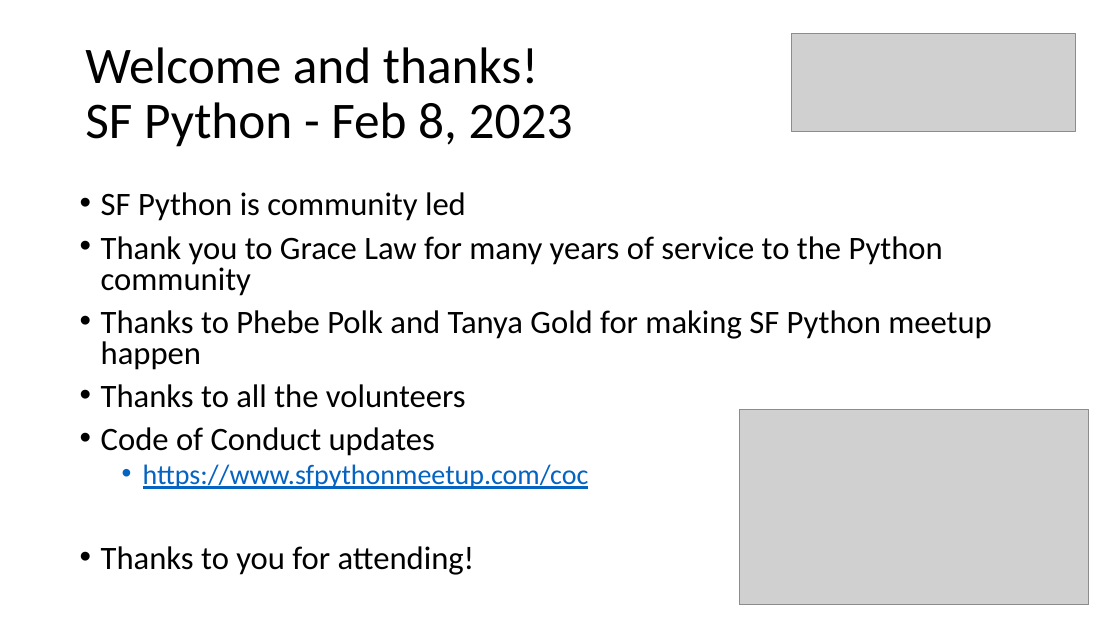
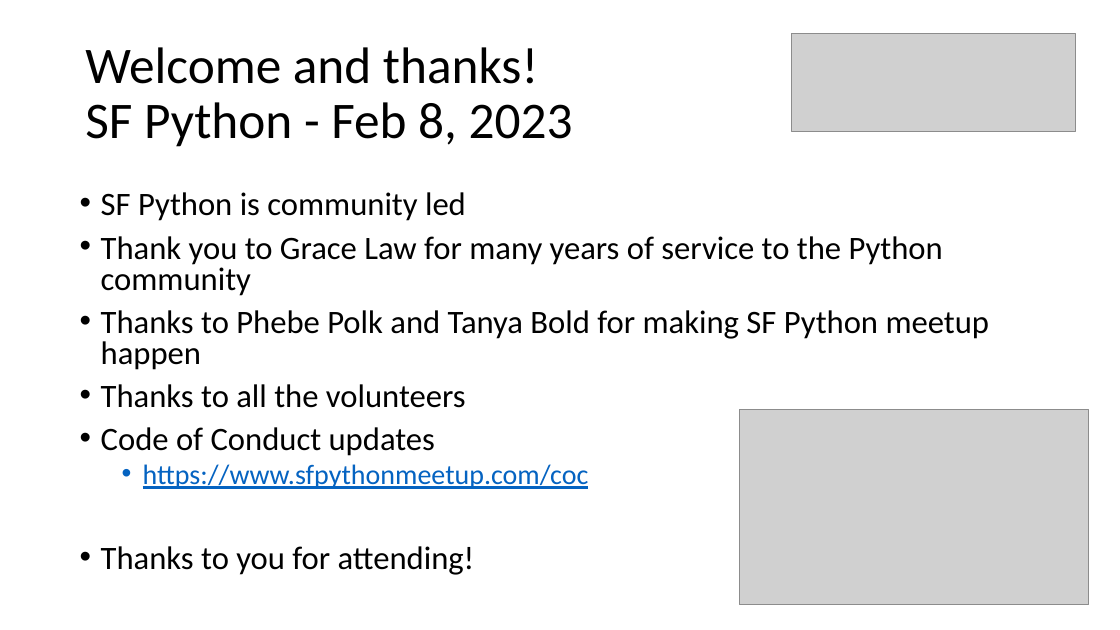
Before and after one commit to jamesabel/SFPython, a slide deck: slide 2 of feb_8_23/sf_python_intro_feb_8_23.pptx. Drawn at 1120x630 pixels with LibreOffice and Linux fonts; fonts in the diff are those of the drawing; grey boxes stand for pictures. Boxes give left, top, right and bottom in pixels: in the first picture for what was removed or moved away, otherwise in the second. Text is boxed around its words. In the diff, an @@ line names an element or a change of style, - is before the commit and + after.

```diff
--- a/feb_8_23/sf_python_intro_feb_8_23.pptx
+++ b/feb_8_23/sf_python_intro_feb_8_23.pptx
@@ text at bbox=[101, 310, 990, 370]: text changed @@
-• Thanks to Phebe Polk and Tanya Gold for making SF Python meetup happen
+• Thanks to Phebe Polk and Tanya Bold for making SF Python meetup happen
```
Also in this commit, not shown: 2 other files.
